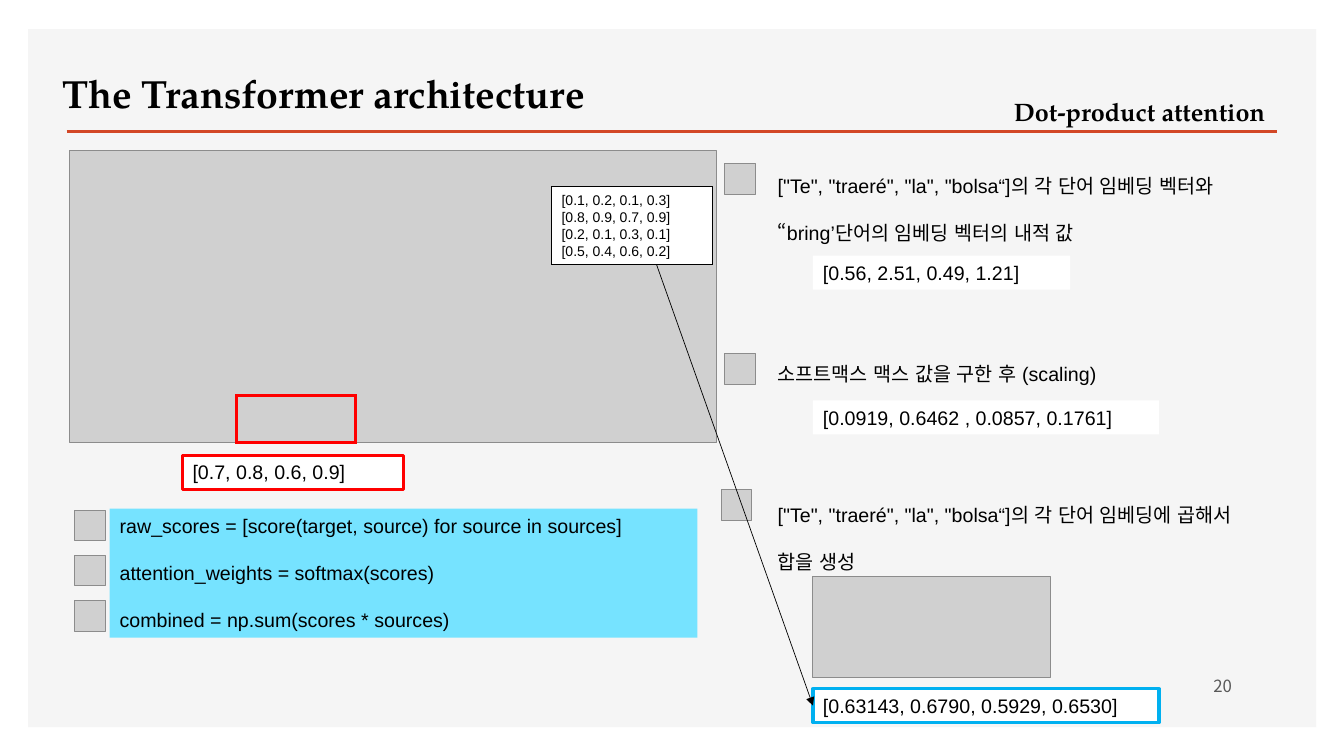
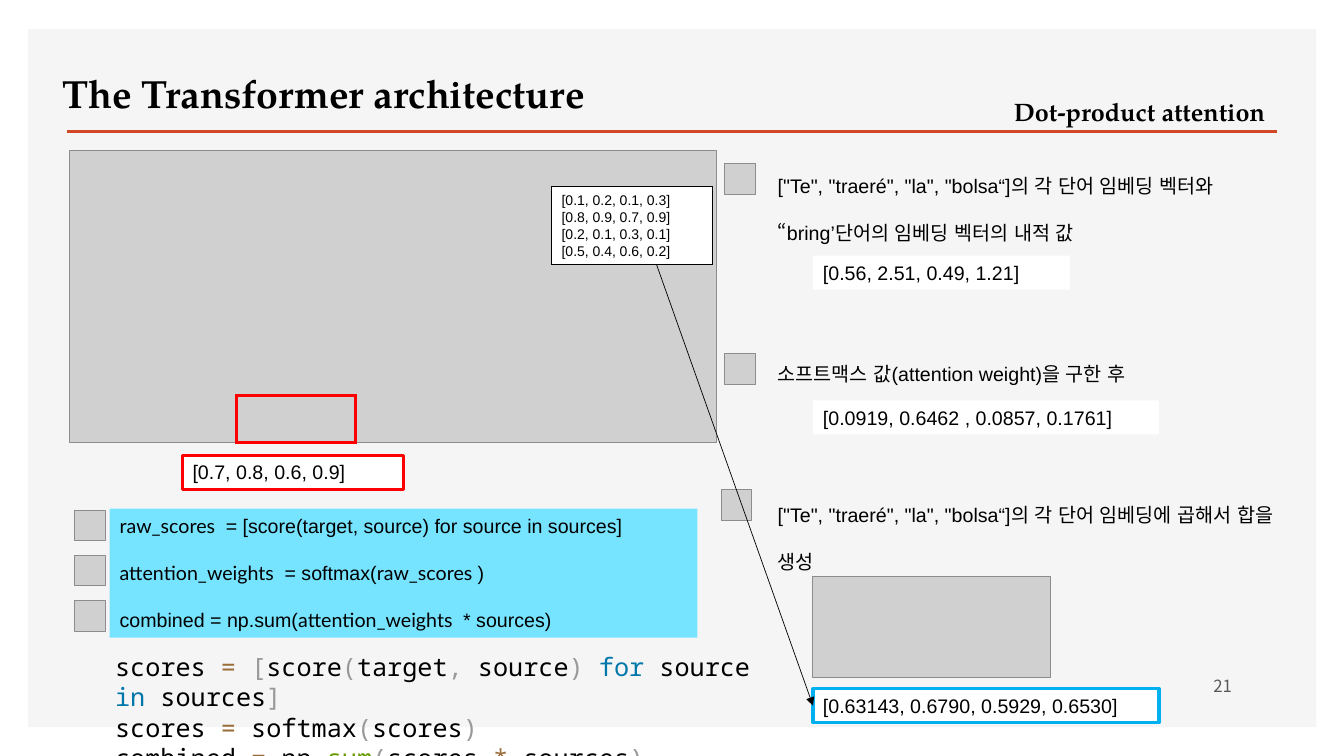
Before and after one commit to ancestor9/2026_Fall_Deep-Learning-with-Python, a slide deck: slide 21 of Chapter 15 Language models and the Transformer.pptx (slide 20 before the commit). Drawn at 1344x756 pixels with LibreOffice and Linux fonts; fonts in the diff are those of the drawing; grey boxes stand for pictures; background and template pictures are left out. Boxes give left, top, right and bottom in pixels: in the first picture for what was removed or moved away, otherwise in the second. Text is boxed around its words. In the diff, an @@ line names an element or a change of style, - is before the commit and + after.

```diff
--- a/Chapter 15 Language models and the Transformer.pptx
+++ b/Chapter 15 Language models and the Transformer.pptx
@@ text at (x1=778, y1=364, x2=1126, y2=385): text changed @@
-소프트맥스 맥스 값을 구한 후 (scaling)
+소프트맥스 값(attention weight)을 구한 후
@@ text in rectangle at (x1=120, y1=518, x2=622, y2=537): font Arial to Lato in "raw_scores" @@
@@ text in rectangle at (x1=120, y1=565, x2=551, y2=631): text changed; font Arial to Lato @@
-attention_weights = softmax(scores)
-combined = np.sum(scores * sources)
+attention_weights = softmax(raw_scores )
+combined = np.sum(attention_weights * sources)
@@ text added at (x1=115, y1=656, x2=750, y2=741), 18 pt, text #000000 @@
+scores = [score(target, source) for source in sources]
+scores = softmax(scores)
+combined = np.sum(scores * sources)
@@ page number at (x1=1213, y1=679, x2=1232, y2=692): text changed @@
-20
+21
```
Also in this commit, not shown: 4 other slides changed, 11 slides added.
